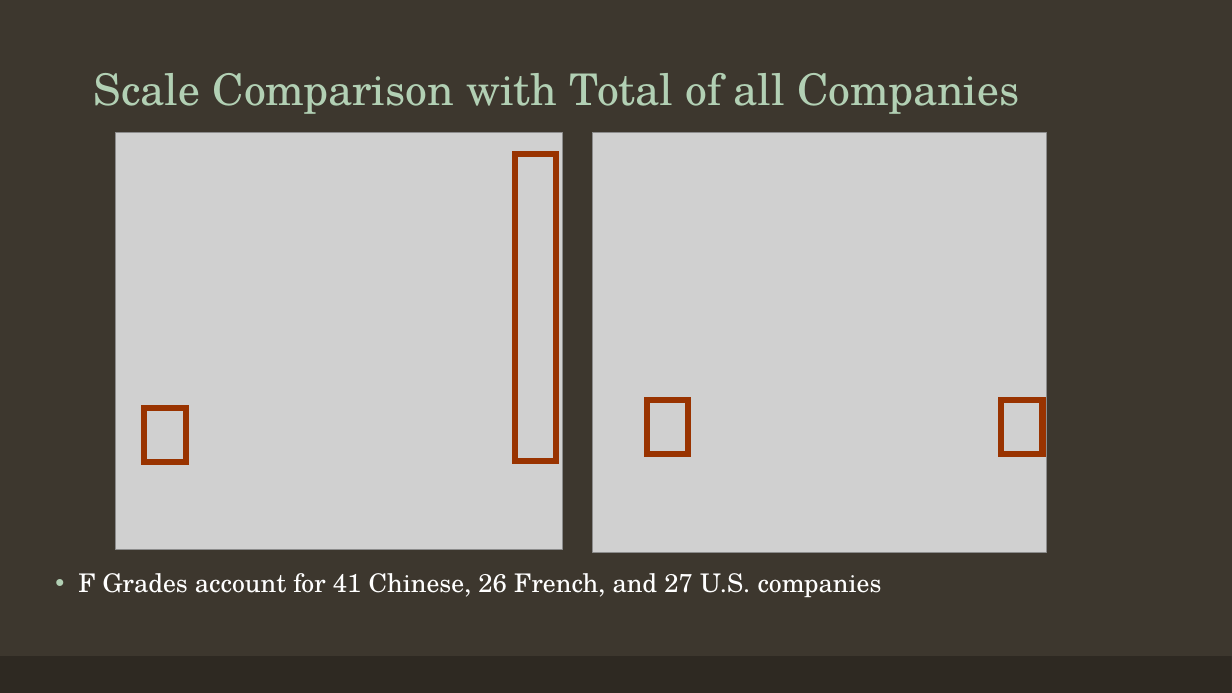
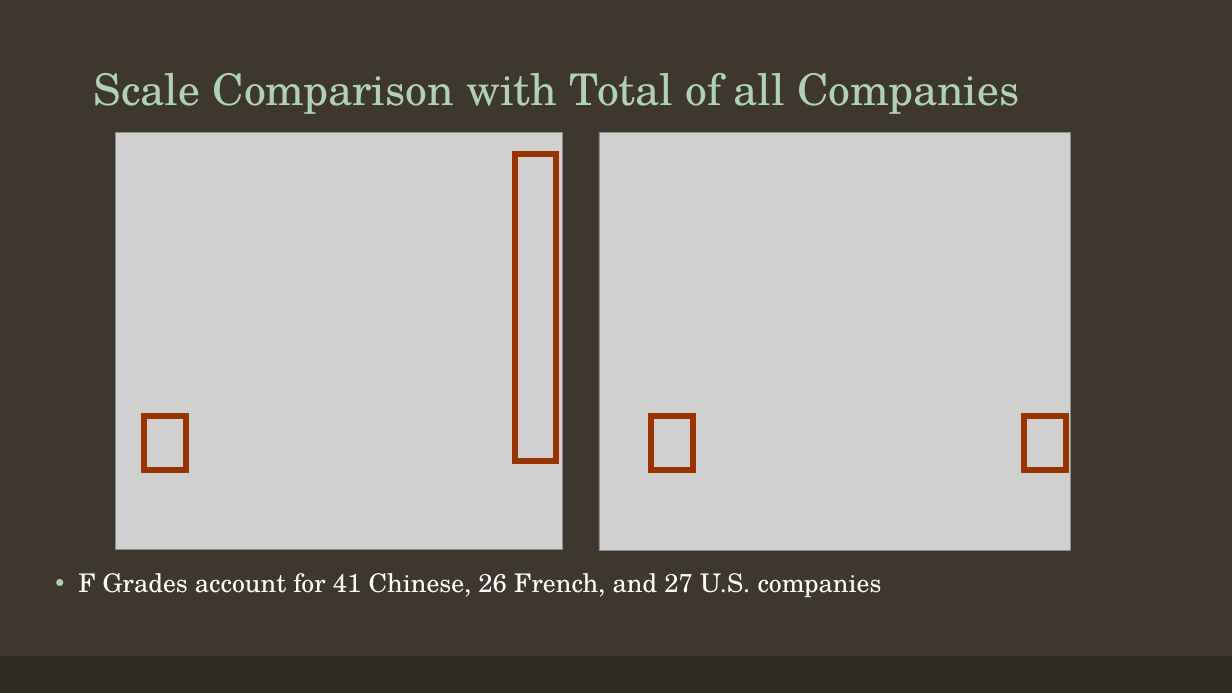
Before and after one commit to tralinde/companies_in_russia, a slide deck: slide 7 of ppt/Companies in Russia After Ukrainian Invasion.pptx. Drawn at 1232x693 pixels with LibreOffice and Linux fonts; fonts in the diff are those of the drawing; grey boxes stand for pictures. Boxes give left, top, right and bottom in pixels: in the first picture for what was removed or moved away, otherwise in the second. Text is boxed around its words. In the diff, an @@ line names an element or a change of style, - is before the commit and + after.

```diff
--- a/ppt/Companies in Russia After Ukrainian Invasion.pptx
+++ b/ppt/Companies in Russia After Ukrainian Invasion.pptx
@@ picture: place and size @@
-picture at box(593, 133, 1047, 553)
+picture at box(599, 133, 1070, 552)
@@ rectangle: place and size @@
-rectangle at box(144, 409, 186, 462)
+rectangle at box(144, 416, 186, 470)
@@ rectangle: place and size @@
-rectangle at box(647, 400, 689, 454)
+rectangle at box(652, 416, 693, 470)
@@ rectangle: place and size @@
-rectangle at box(1001, 400, 1043, 454)
+rectangle at box(1024, 416, 1066, 470)
```
Also in this commit, not shown: 1 other slide changed, 4 other files.
